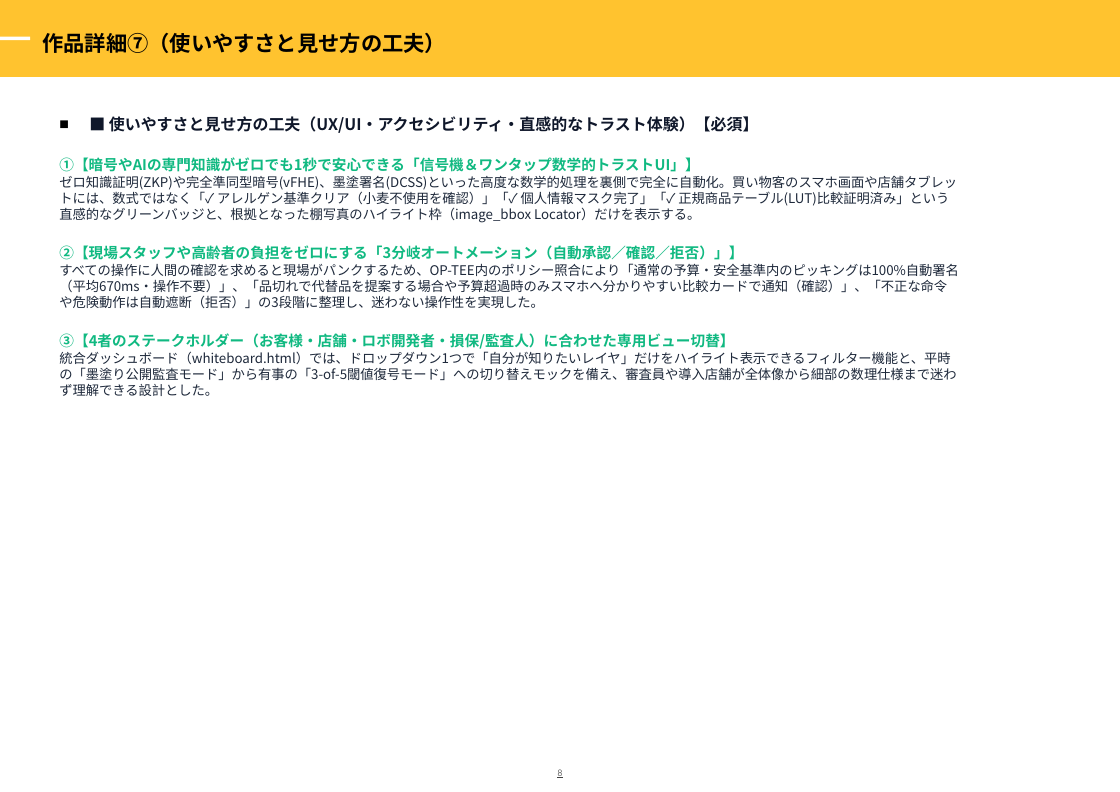
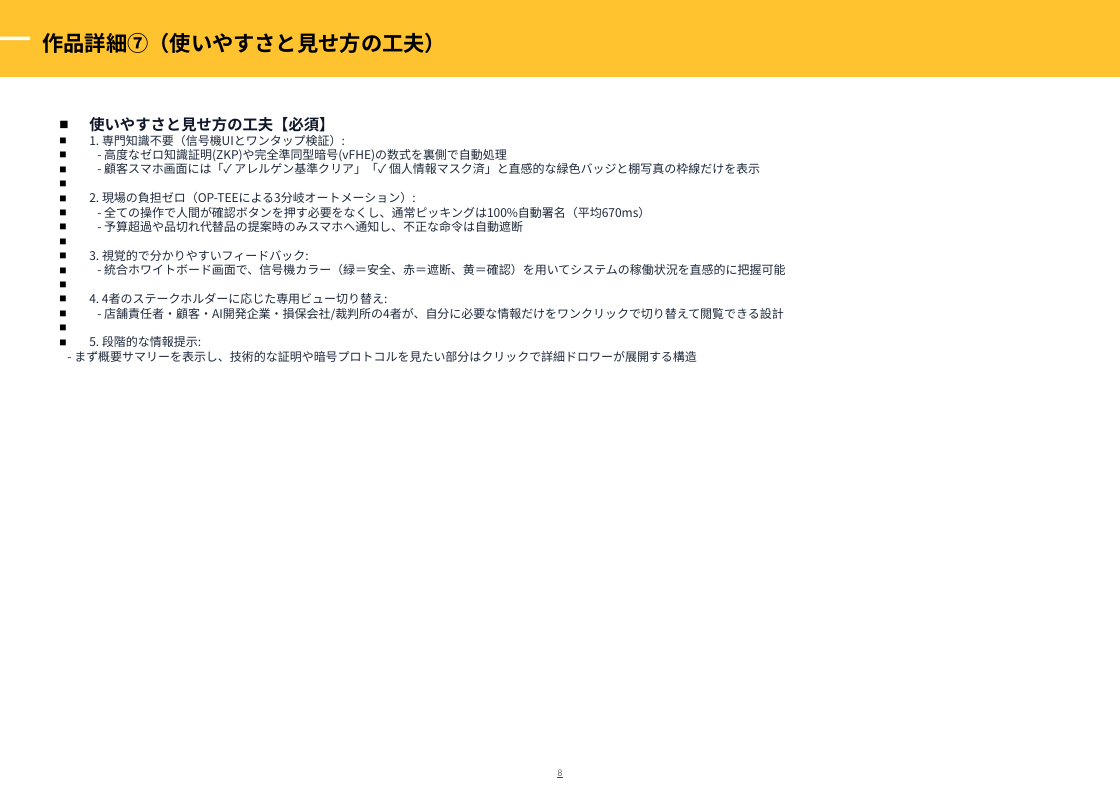
Before and after one commit to sururu-k/ProofPick, a slide deck: slide 9 of md/zenjyocon_entry_sheet_2026.pptx. Drawn at 1120x792 pixels with LibreOffice and Linux fonts; fonts in the diff are those of the drawing; background and template pictures are left out. Boxes give left, top, right and bottom in pixels: in the first picture for what was removed or moved away, otherwise in the second. Text is boxed around its words. In the diff, an @@ line names an element or a change of style, - is before the commit and + after.

```diff
--- a/md/zenjyocon_entry_sheet_2026.pptx
+++ b/md/zenjyocon_entry_sheet_2026.pptx
@@ text at box(74, 117, 785, 362): text changed; size 10 to 9 pt @@
-■ ■ 使いやすさと見せ方の工夫（UX/UI・アクセシビリティ・直感的なトラスト体験）【必須】
-①【暗号やAIの専門知識がゼロでも1秒で安心できる「信号機＆ワンタップ数学的トラストUI」】
-ゼロ知識証明(ZKP)や完全準同型暗号(vFHE)、墨塗署名(DCSS)といった高度な数学的処理を裏側で完全に自動化。買い物客のスマホ画面や店舗タブレットには、数式ではなく「✓ アレルゲン基準クリア（小麦不使用を確認）」「✓ 個人情報マスク完了」「✓ 正規商品テーブル(LUT)比較証明済み」という直感的なグリーンバッジと、根拠となった棚写真のハイライト枠（image_bbox Locator）だけを表示する。
-②【現場スタッフや高齢者の負担をゼロにする「3分岐オートメーション（自動承認／確認／拒否）」】
-すべての操作に人間の確認を求めると現場がパンクするため、OP-TEE内のポリシー照合により「通常の予算・安全基準内のピッキングは100%自動署名（平均670ms・操作不要）」、「品切れで代替品を提案する場合や予算超過時のみスマホへ分かりやすい比較カードで通知（確認）」、「不正な命令や危険動作は自動遮断（拒否）」の3段階に整理し、迷わない操作性を実現した。
-③【4者のステークホルダー（お客様・店舗・ロボ開発者・損保/監査人）に合わせた専用ビュー切替】
-統合ダッシュボード（whiteboard.html）では、ドロップダウン1つで「自分が知りたいレイヤ」だけをハイライト表示できるフィルター機能と、平時の「墨塗り公開監査モード」から有事の「3-of-5閾値復号モード」への切り替えモックを備え、審査員や導入店舗が全体像から細部の数理仕様まで迷わず理解できる設計とした。
+■ 使いやすさと見せ方の工夫【必須】
+1. 専門知識不要（信号機UIとワンタップ検証）:
+- 高度なゼロ知識証明(ZKP)や完全準同型暗号(vFHE)の数式を裏側で自動処理
+- 顧客スマホ画面には「✓ アレルゲン基準クリア」「✓ 個人情報マスク済」と直感的な緑色バッジと棚写真の枠線だけを表示
+2. 現場の負担ゼロ（OP-TEEによる3分岐オートメーション）:
+- 全ての操作で人間が確認ボタンを押す必要をなくし、通常ピッキングは100%自動署名（平均670ms）
+- 予算超過や品切れ代替品の提案時のみスマホへ通知し、不正な命令は自動遮断
+3. 視覚的で分かりやすいフィードバック:
+- 統合ホワイトボード画面で、信号機カラー（緑＝安全、赤＝遮断、黄＝確認）を用いてシステムの稼働状況を直感的に把握可能
+4. 4者のステークホルダーに応じた専用ビュー切り替え:
+- 店舗責任者・顧客・AI開発企業・損保会社/裁判所の4者が、自分に必要な情報だけをワンクリックで切り替えて閲覧できる設計
+5. 段階的な情報提示:
+- まず概要サマリーを表示し、技術的な証明や暗号プロトコルを見たい部分はクリックで詳細ドロワーが展開する構造
```
Also in this commit, not shown: 10 other slides changed.
